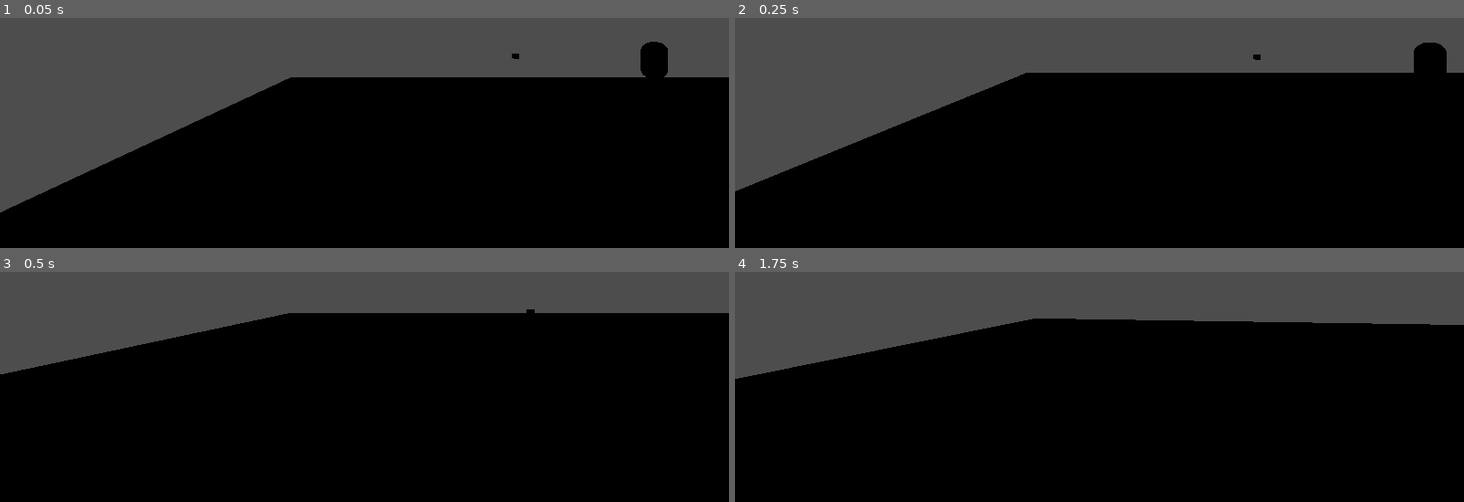
Above: before the commit, frames 1-4 (two rows, left to right).
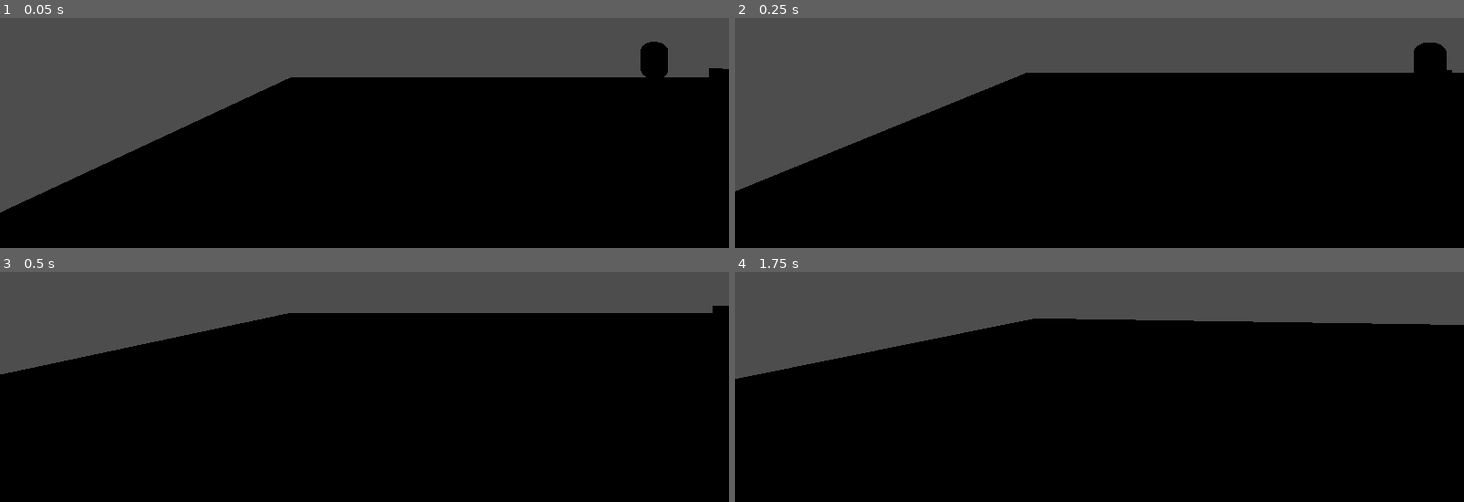
Above: after the commit, the same moments.

Repository: ThePeachyOne/GGJ2025
Game: Godot game, scene res://scenes/rat_test_world.tscn
Same seed, same stepped clock (60 frames per second), same inputs: the game is played once before the commit and once after it. This scene is started directly instead of the project's main scene.
Inputs (mouse positions are in pixels of both pictures, inside the frame that each line leads up to):
- Up to frame 1 (0.05 s): no input
- Up to frame 2 (0.25 s): no input
- Up to frame 3 (0.5 s): no input
- Up to frame 4 (1.75 s): move the mouse to (1135, 295) at 0.52 s; hold W (Walk_Forward) from 0.53 s (still down); tap Space (Jump) at 0.77, 1.52 s; move the mouse to (1063, 299) at 1.27 s

The runs differ from the first frame. In frame 1, 0.1% of the frame differs, in the area x 70-100%, y 15-26%; in frame 2, less than 0.1%; in frame 3, less than 0.1%; in frame 4, nothing differs.

Commit message:
Rat chase
rat chase works in test, need a deployment technique when adding to main (how to set the boundaries for where they can go) (add chase pause when player talks to guy)

Diff:
--- a/bubblequest/scenes/rat_test_world.tscn
+++ b/bubblequest/scenes/rat_test_world.tscn
@@ -38,7 +38,7 @@
 transform = Transform3D(1, 0, 0, 0, 1, 0, 0, 0, 1, 0.189789, 1.83777, -16.9504)
 
 [node name="rat_root" parent="." instance=ExtResource("1_wwh8q")]
-transform = Transform3D(1, 0, 0, 0, 1, 0, 0, 0, 1, 4.0667, 1.0932, -36.6951)
+transform = Transform3D(1, 0, 0, 0, 1, 0, 0, 0, 1, 4.0667, 1.0932, -16.4008)
 
 [node name="NavigationObstacle3D" type="NavigationObstacle3D" parent="."]
 transform = Transform3D(19.9223, 0, 0, 0, 1, 0, 0, 0, 5.53181, 0, 1.2063, 0)
--- a/bubblequest/scripts/chaser_rat.gd
+++ b/bubblequest/scripts/chaser_rat.gd
@@ -1,6 +1,6 @@
 extends CharacterBody3D
 
-var SPEED = 7.0
+var SPEED = 6.8
 var chase_object
 
 # Called when the node enters the scene tree for the first time.
--- a/bubblequest/scripts/running_guy.gd
+++ b/bubblequest/scripts/running_guy.gd
@@ -18,8 +18,8 @@
 	if not is_on_floor():
 		velocity += get_gravity() * delta
 
-	var target = $NavigationAgent3D.get_next_path_position() - self.position
-	var direction = (transform.basis * Vector3(target.x, 0, target.z)).normalized()
+	var direction = $NavigationAgent3D.get_next_path_position() - self.position
+	direction = (transform.basis * Vector3(direction.x, 0, direction.z)).normalized()
 	if direction:
 		velocity.x = direction.x * SPEED
 		velocity.z = direction.z * SPEED
@@ -29,9 +29,9 @@
 
 
 	move_and_slide()
-	print(distance(self.position, target))
-	if distance(self.position, target) < 9:
+	print(distance(self.position, $NavigationAgent3D.target_position))
+	print($NavigationAgent3D.target_position)
+	print("How far? " + str(distance(self.position, $NavigationAgent3D.target_position)))
+	if distance(self.position, $NavigationAgent3D.target_position) < 2:
 		print("funky")
 		$NavigationAgent3D.target_position = Vector3(randi_range(-20,20), 0, randi_range(-20,20))
-		print("How far? " + str(distance(self.position, $NavigationAgent3D.target_position)))
-		print($NavigationAgent3D.target_position)
